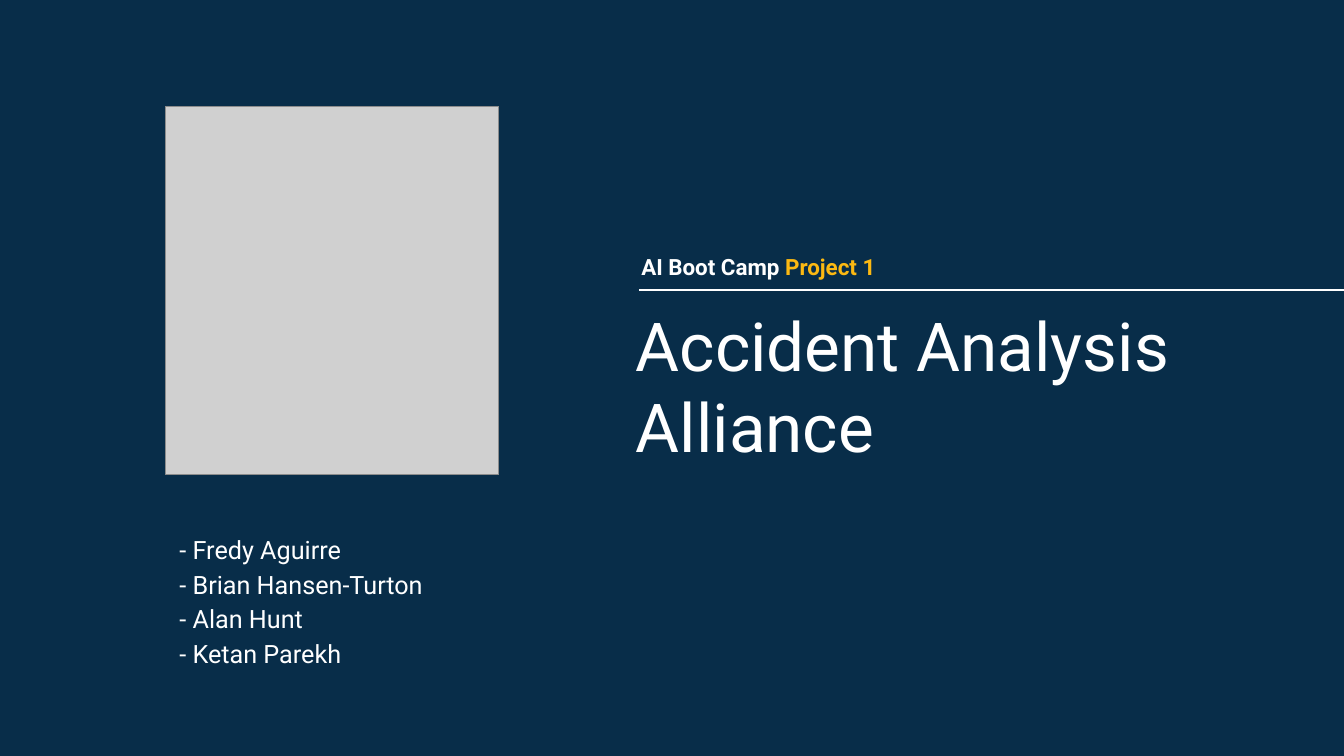
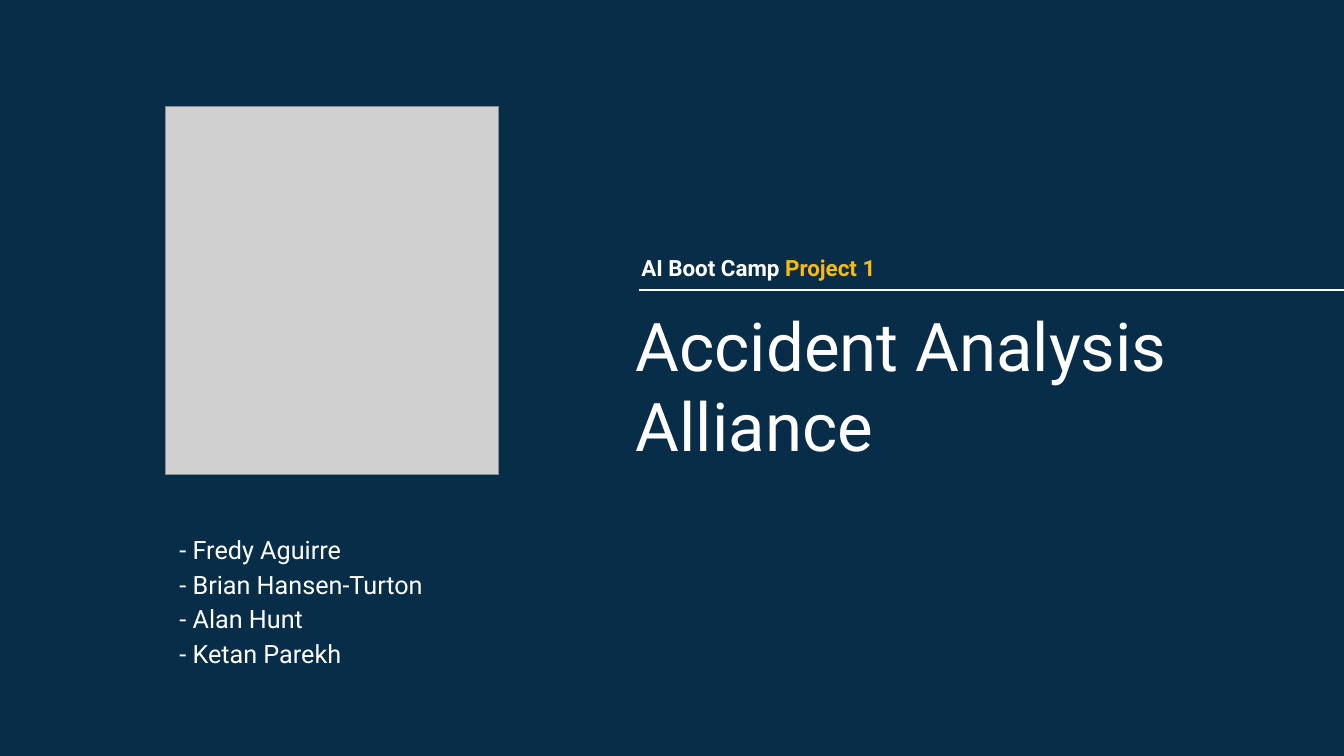
Before and after one commit to Brian-Hansen-Turton/module-9-project, a slide deck: slide 1 of Documentation/AAA_ProjectPresentation.pptx. Drawn at 1344x756 pixels with LibreOffice and Linux fonts; fonts in the diff are those of the drawing; grey boxes stand for pictures. Boxes give left, top, right and bottom in pixels: in the first picture for what was removed or moved away, otherwise in the second. Text is boxed around its words. In the diff, an @@ line names an element or a change of style, - is before the commit and + after.

```diff
--- a/Documentation/AAA_ProjectPresentation.pptx
+++ b/Documentation/AAA_ProjectPresentation.pptx
@@ title "Accident Analysis Alliance" at <box>636,320,1166,452</box>: size 48.2 to 48 pt @@
```
Also in this commit, not shown: 3 other slides changed, 2 slides added, 2 slides removed.
